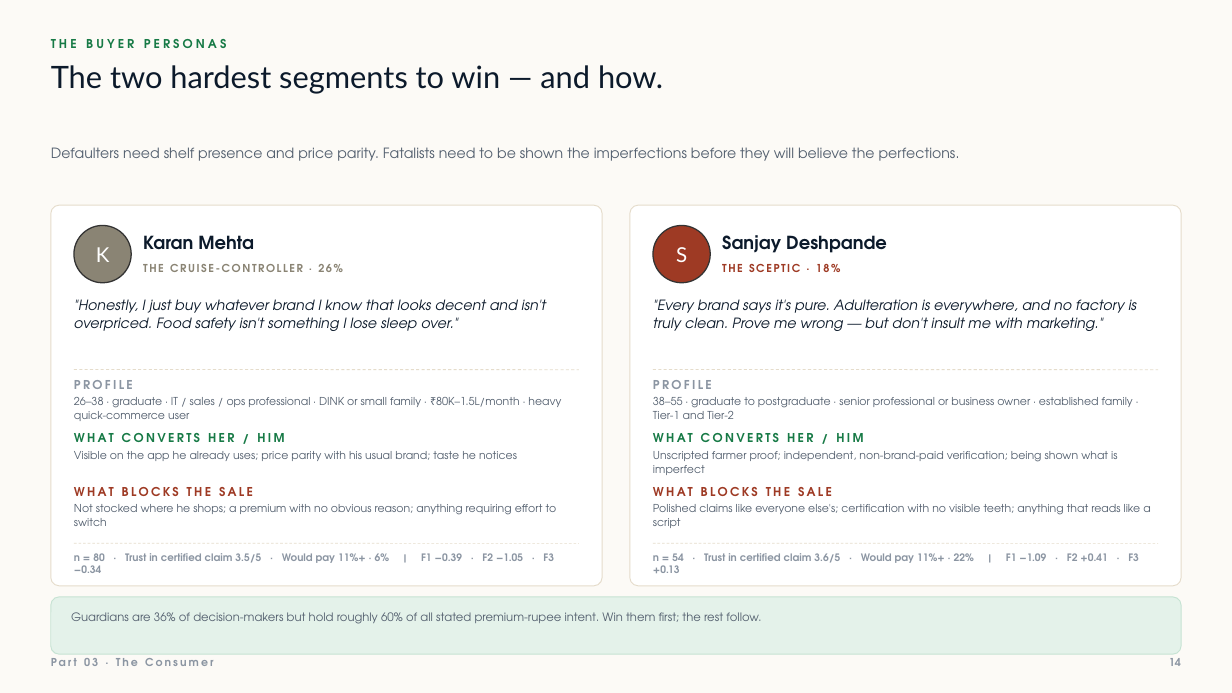
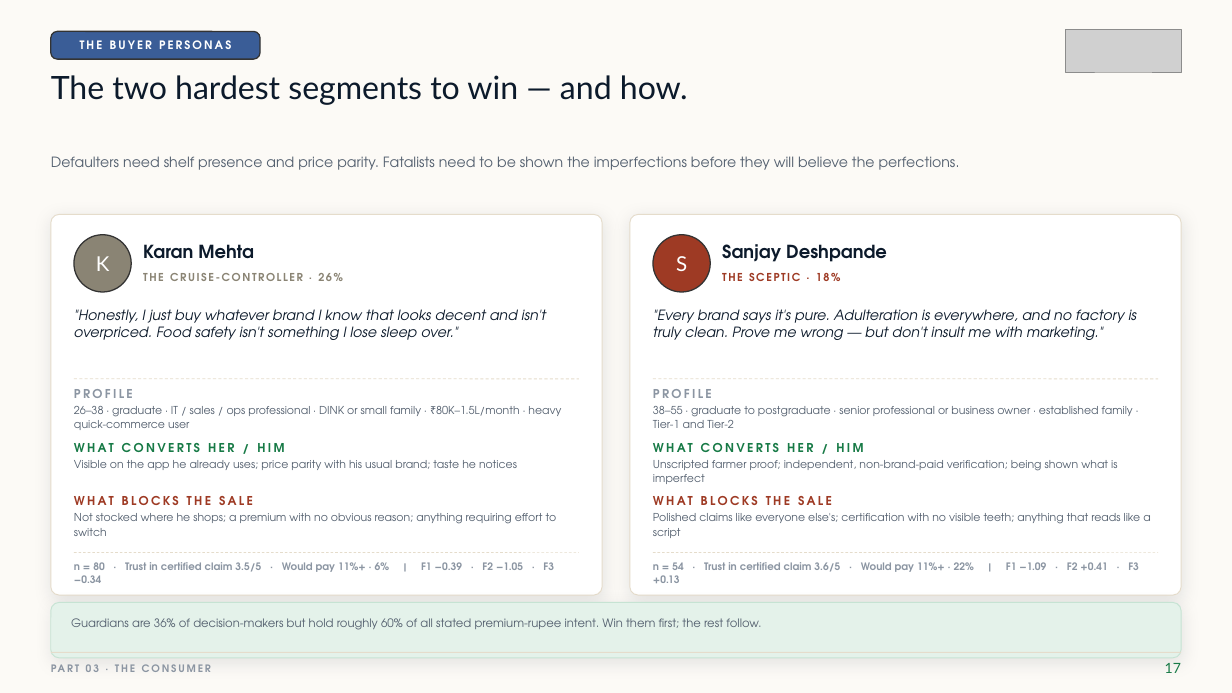
Before and after one commit to tirtham-spec/hopper-tessarakt, a slide deck: slide 18 of DHF-Honest-Farms-Deck.pptx (slide 15 before the commit). Drawn at 1232x693 pixels with LibreOffice and Linux fonts; fonts in the diff are those of the drawing; grey boxes stand for pictures. Boxes give left, top, right and bottom in pixels: in the first picture for what was removed or moved away, otherwise in the second. Text is boxed around its words. In the diff, an @@ line names an element or a change of style, - is before the commit and + after.

```diff
--- a/DHF-Honest-Farms-Deck.pptx
+++ b/DHF-Honest-Farms-Deck.pptx
@@ text "THE BUYER PERSONAS" at (x1=80, y1=40, x2=231, y2=49): size 9.5 to 9 pt, text colour #177A46 to #FFFFFF, letter spacing 2.4 to 1.6 pt; alignment left to centre @@
@@ rounded rectangle added at (x1=51, y1=31, x2=260, y2=59), fill #3A5D97, outline #333333 1 pt @@
@@ picture added at (x1=1066, y1=30, x2=1181, y2=72) @@
@@ text "The two hardest segments to ..." moved from (x1=51, y1=65, x2=663, y2=94) to (x1=51, y1=75, x2=688, y2=105) @@
@@ text "The two hardest segments to ..." at (x1=51, y1=75, x2=688, y2=105): size 24 to 25 pt @@
@@ rounded rectangle at (x1=51, y1=214, x2=603, y2=595): shadow on @@
@@ rounded rectangle at (x1=630, y1=214, x2=1182, y2=595): shadow on @@
@@ 23 texts, 4 lines, 2 rounded rectangles, 2 ellipses moved together from (x1=51, y1=147, x2=1182, y2=586) to (x1=51, y1=156, x2=1182, y2=595) @@
@@ rounded rectangle moved from (x1=51, y1=597, x2=1181, y2=654) to (x1=51, y1=603, x2=1181, y2=658) @@
@@ rounded rectangle at (x1=51, y1=603, x2=1181, y2=658): shadow on; proportions changed @@
@@ text "Guardians are 36% of decision-makers ..." moved from (x1=71, y1=612, x2=761, y2=624) to (x1=71, y1=618, x2=761, y2=630) @@
@@ text at (x1=51, y1=658, x2=213, y2=666): text changed; size 8.5 to 8 pt @@
-Part 03 · The Consumer
+PART 03 · THE CONSUMER
@@ line added from (51, 653) to (1181, 653), #E5DCCB 0.75 pt @@
@@ text removed at (x1=1169, y1=658, x2=1181, y2=666) @@
-14
@@ text added at (x1=1165, y1=663, x2=1181, y2=673), 11 pt, text #177A46 @@
+17
```
Also in this commit, not shown: 29 other slides changed, 6 slides added, 14 other files.
